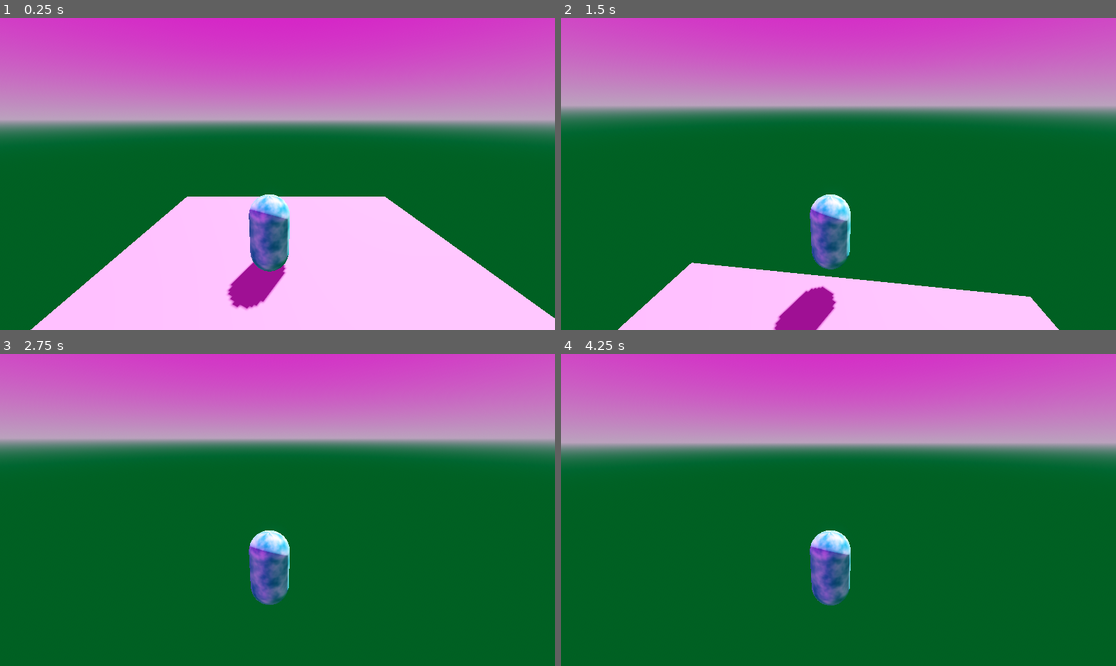
Above: before the commit, frames 1-4 (two rows, left to right).
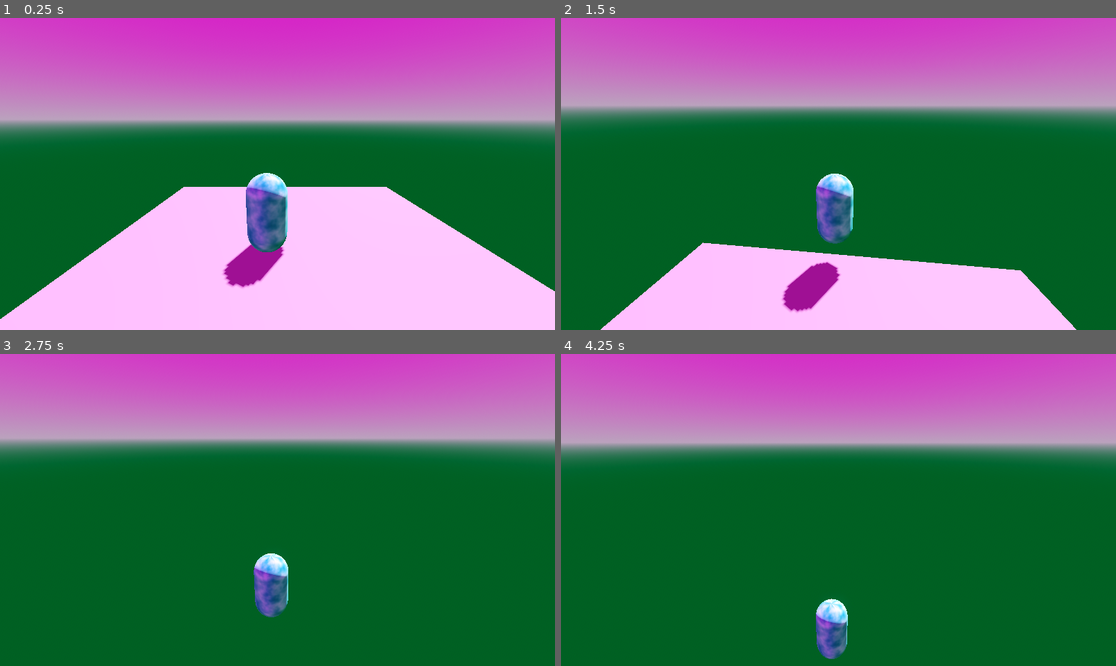
Above: after the commit, the same moments.

Repository: heycrisp/Godot-Cookbook
Game: Godot game, scene res://third-person-controller/demo.tscn
Two runs of this game, one before a commit and one after it. Both use one fixed random seed, a clock stepped at 60 frames per second and the inputs below. The project has no main scene, so this scene is started directly.
Inputs (mouse positions are in pixels of both pictures, inside the frame that each line leads up to):
- Up to frame 1 (0.25 s): no input
- Up to frame 2 (1.5 s): move the mouse to (866, 174) at 0.52 s; hold W (move_up) from 0.53 s (still down); tap Down (look_down) at 0.6 s; tap Space (jump) at 0.77 s; move the mouse to (810, 174) at 1.27 s; tap Left (look_left) at 1.35 s
- Up to frame 3 (2.75 s): keep holding W (move_up); tap Space (jump) at 1.52 s; move the mouse to (288, 503) at 2.02 s; tap Right (look_right) at 2.1 s
- Up to frame 4 (4.25 s): keep holding W (move_up); move the mouse to (832, 516) at 2.77 s; tap Up (look_up) at 2.85 s; tap Space (jump) at 3.02, 3.77 s; move the mouse to (877, 513) at 3.52 s; tap Down (look_down) at 3.6 s

The runs differ from the first frame. In frame 1, 7.9% of the frame differs, in the area x 0-100%, y 49-100%; in frame 2, 8.4%, in the area x 7-93%, y 49-100%; in frame 3, 1.5%; in frame 4, 2.4%.

Commit message:
Add camera follow

Diff:
--- a/third-person-controllers/third-person-controller/state-machine/state.gd
+++ b/third-person-controllers/third-person-controller/state-machine/state.gd
@@ -9,4 +9,4 @@
 func _ready() -> void:
 	await owner.ready
 	tpc = owner as ThirdPersonController
-	assert(tpc != null, "The ThirdPersonControllerState type must be a direct child of a ThirdPersonController.")
+	assert(tpc != null, "ThirdPersonControllerState must be a child of ThirdPersonController.")
--- a/third-person-controllers/third-person-controller/third-person-controller.tscn
+++ b/third-person-controllers/third-person-controller/third-person-controller.tscn
@@ -53,6 +53,7 @@
 
 [node name="Twist" type="Node3D" parent="."]
 transform = Transform3D(1, 0, 0, 0, 1, 0, 0, 0, 1, 0, 0.5, 0)
+top_level = true
 script = ExtResource("2_i6k8c")
 
 [node name="Pitch" type="Node3D" parent="Twist"]
--- a/third-person-controllers/third-person-controller/third_person_controller.gd
+++ b/third-person-controllers/third-person-controller/third_person_controller.gd
@@ -1,4 +1,6 @@
 class_name ThirdPersonController extends CharacterBody3D
+
+signal last_movement_direction_updated(direction: Vector3)
 
 @onready var model: Node3D = $Model
 @onready var twist_pivot: Node3D = $Twist
@@ -29,6 +31,7 @@
 		_last_movement_direction = Vector3(input_direction.x, 0, input_direction.y).rotated(Vector3.UP, twist_pivot.rotation.y) * input_magnitude * speed
 		velocity.x = _last_movement_direction.x
 		velocity.z = _last_movement_direction.z
+		last_movement_direction_updated.emit(_last_movement_direction)
 
 	var target_angle := Vector3.FORWARD.signed_angle_to(_last_movement_direction, Vector3.UP)
 	model.rotation.y = lerp_angle(model.rotation.y, target_angle, rotation_speed * delta)
--- a/third-person-controllers/third-person-controller/twist.gd
+++ b/third-person-controllers/third-person-controller/twist.gd
@@ -1,4 +1,12 @@
 class_name ThirdPersonController_Twist extends Node3D
+
+var tpc: ThirdPersonController
+
+func _ready() -> void:
+	await owner.ready
+	tpc = owner as ThirdPersonController
+	assert(tpc != null, "ThirdPersonController_Twist must be a child of ThirdPersonController.")
+	tpc.last_movement_direction_updated.connect(_handle_last_movement_direction_updated)
 
 func _unhandled_input(event: InputEvent) -> void:
 	_capture_unhandled_mouse_event(event)
@@ -6,6 +14,9 @@
 func _process(delta: float) -> void:
 	_camera_rotate_twist(delta)
 	_camera_rotate_pitch(delta)
+
+func _physics_process(delta: float) -> void:
+	_follow_player(delta)
 
 @onready var pitch_pivot: Node3D = $Pitch
 
@@ -23,6 +34,12 @@
 var twist_input_mouse := 0.0
 var pitch_input_mouse := 0.0
 var mouse_input_clamp := 1.0
+
+var last_camera_lag := 0.0
+var _last_movement_direction := Vector3.FORWARD
+
+func _handle_last_movement_direction_updated(direction: Vector3) -> void:
+	_last_movement_direction = direction
 
 func _get_camera_look_vector() -> Vector2:
 	var look_vector := Input.get_vector("look_left", "look_right", "look_down", "look_up")
@@ -72,3 +89,7 @@
 	if event is InputEventMouseMotion:
 		twist_input_mouse = _mouse_clamp(event.relative.x * camera_mouse_sensitivity, mouse_input_clamp)
 		pitch_input_mouse = _mouse_clamp(event.relative.y * camera_mouse_sensitivity, mouse_input_clamp)
+
+func _follow_player(_delta: float) -> void:
+	last_camera_lag = 0.15
+	position = lerp(position, tpc.position, last_camera_lag)
